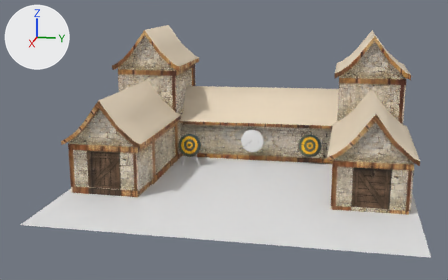
An edit to the FBX model March Death/Assets/Models/Buildings/ELF/Archery_buildings/archeryblend.fbx, drawn before and after from the same camera.
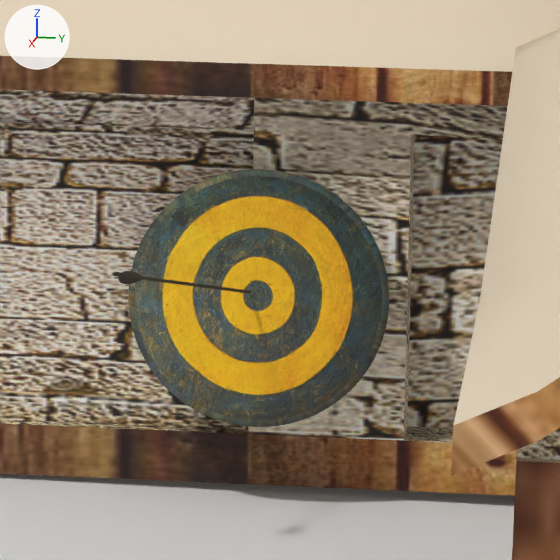
The first picture shows the older version from a 50 mm camera at (29.6, 4.6, 9.6) aimed at (0.1, -1.3, 2.3). The close-ups show both versions on the part from 64% to 75% of the width and 43% to 60% of the height of that picture; other places that the commit changed are outside them. Arrows for +X, +Y and +Z are at upper left; the lights stay in place. Where no turn or scale is listed for an object, it has been applied to the vertices. Vertices at the same position are counted once.
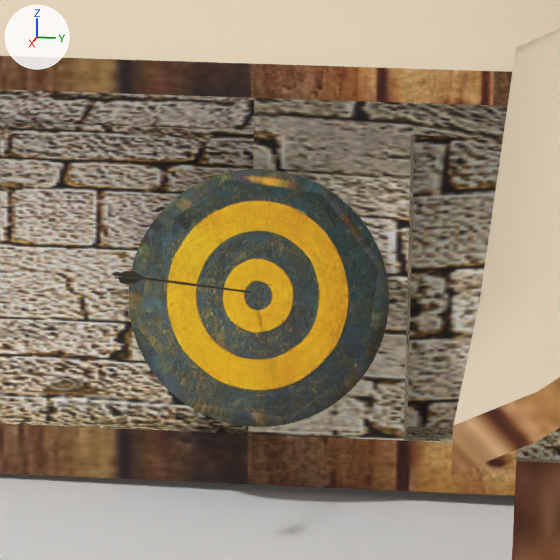
Boxes [x1, y1, x2, y2] around the edits, measured in the close-ups (560 x 560 px):
```json
{"part": 1, "of": "me_mesh_009", "change": "deleted", "before": [128, 169, 389, 427]}
```

Scene script edits in JSON lines:
```json
{"block": "me_mesh_009", "where": "# used by ob_straw_target_002; location = (-4.173, 2.741, 1.103)"}
{"op": "remove", "block": "me_mesh_009", "code": "me_mesh_009.from_pydata(...)  # 1794 vertices, 1792 faces; spans x -0.106..0.108, y -0.636..0.636, z -0.636..0.627"}
{"op": "add", "block": "me_mesh_009", "code": "me_mesh_009.from_pydata(...)  # 380 vertices, 274 faces; spans x -0.106..0.107, y -0.635..0.635, z -0.635..0.626"}
{"block": "me_mesh_009", "change": "me_mesh_009 part 1: 1414 vertices removed from x -0.106..0.108, y -0.636..0.636, z -0.636..0.627"}
```
